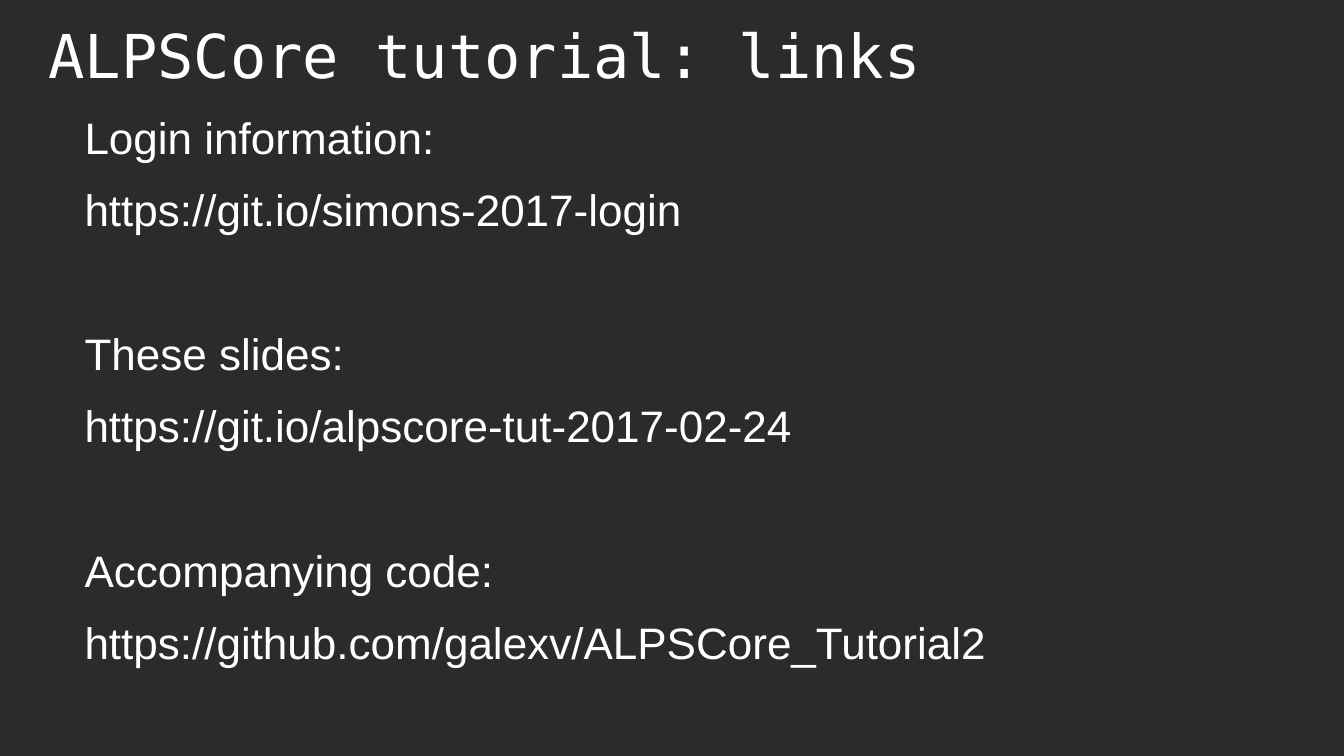
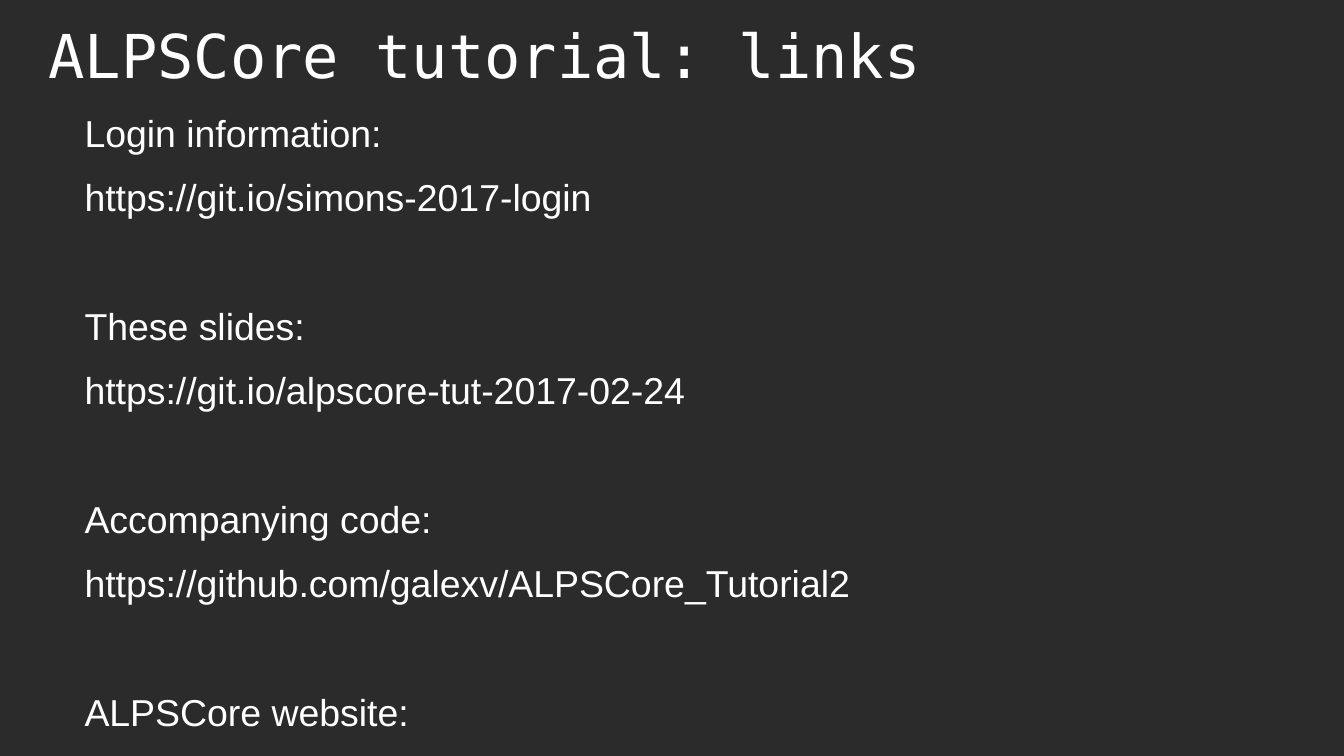
Before and after one commit to ALPSCore/Tutorial2, a slide deck: slide 2 of talk/overview.odp. Drawn at 1344x756 pixels with LibreOffice and Linux fonts; fonts in the diff are those of the drawing; background and template pictures are left out; a plain dark background stands for a picture behind light text. Boxes give left, top, right and bottom in pixels: in the first picture for what was removed or moved away, otherwise in the second. Text is boxed around its words. In the diff, an @@ line names an element or a change of style, - is before the commit and + after.

Commit message:
Adjusted hyperlinks in slides

```diff
--- a/talk/overview.odp
+++ b/talk/overview.odp
@@ text at [85, 120, 850, 605]: size 26 to 22.1 pt in "Login information:", "https://git.io/simons-2017-login", "These slides:", "https://git.io/alpscore-tut-2017-02-24" and 2 more places @@
@@ text at [85, 699, 409, 727]: paragraphs added @@
+ALPSCore website:
+http://www.alpscore.org/
```
Also in this commit, not shown: 1 other file.
